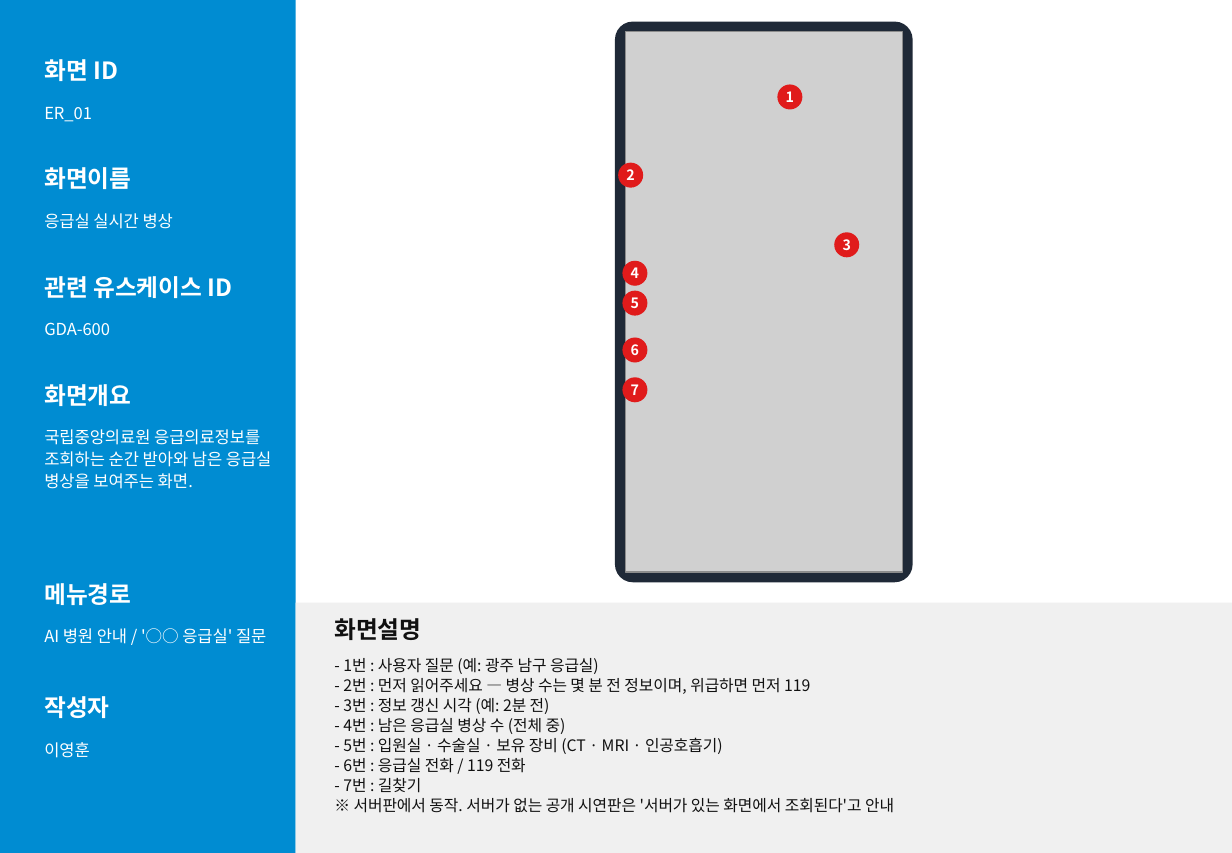
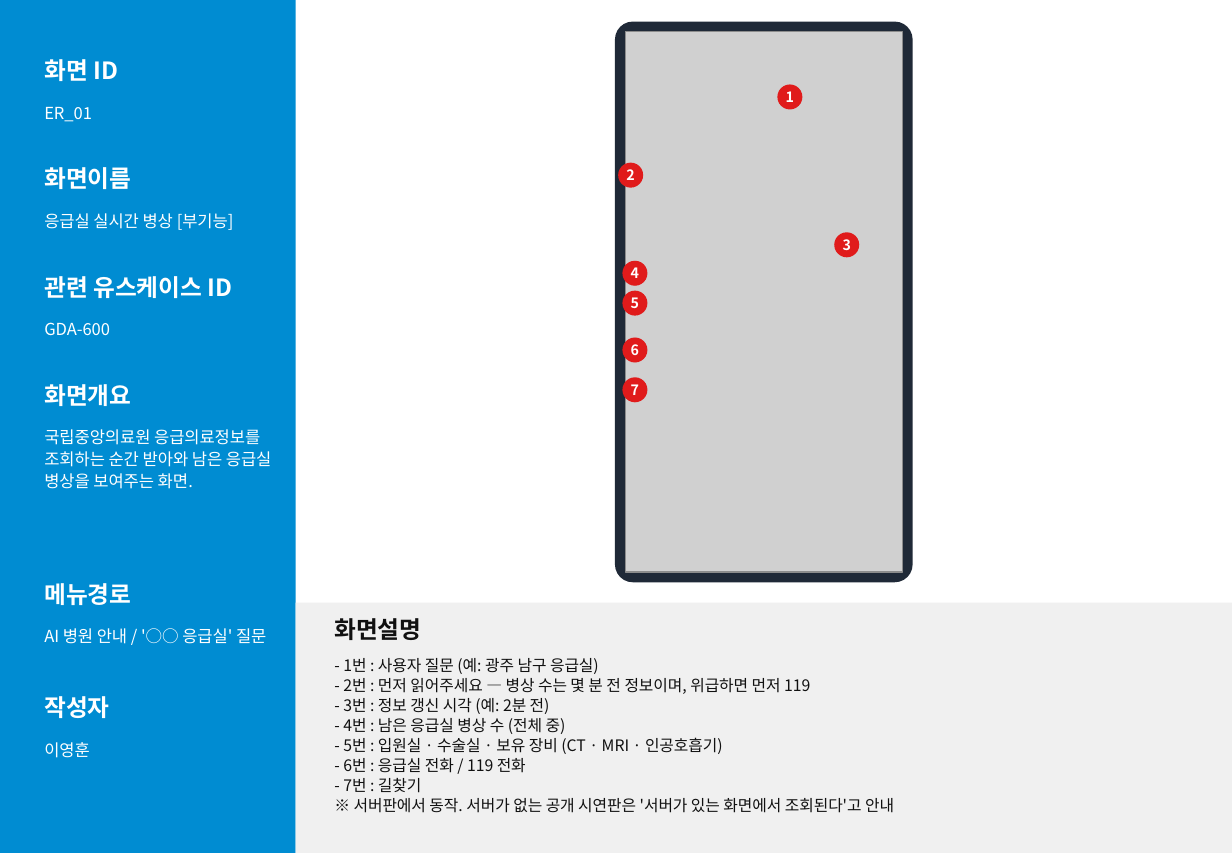
Before and after one commit to lee020304/goodoc-demo, a slide deck: slide 15 of screen/화면설계서_독수리5형제.pptx. Drawn at 1232x853 pixels with LibreOffice and Linux fonts; fonts in the diff are those of the drawing; grey boxes stand for pictures. Boxes give left, top, right and bottom in pixels: in the first picture for what was removed or moved away, otherwise in the second. Text is boxed around its words. In the diff, an @@ line names an element or a change of style, - is before the commit and + after.

```diff
--- a/screen/화면설계서_독수리5형제.pptx
+++ b/screen/화면설계서_독수리5형제.pptx
@@ text at box(44, 213, 234, 230): text changed @@
-응급실 실시간 병상
+응급실 실시간 병상 [부기능]
```
Also in this commit, not shown: 12 other slides changed, 29 other files.
